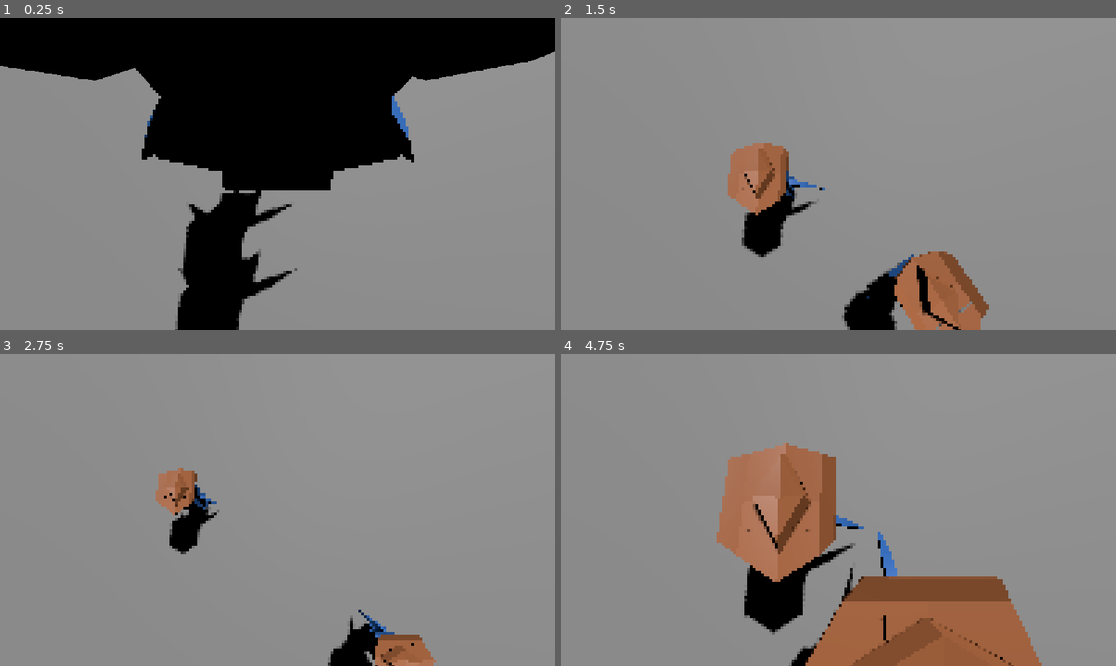
Above: before the commit, frames 1-4 (two rows, left to right).
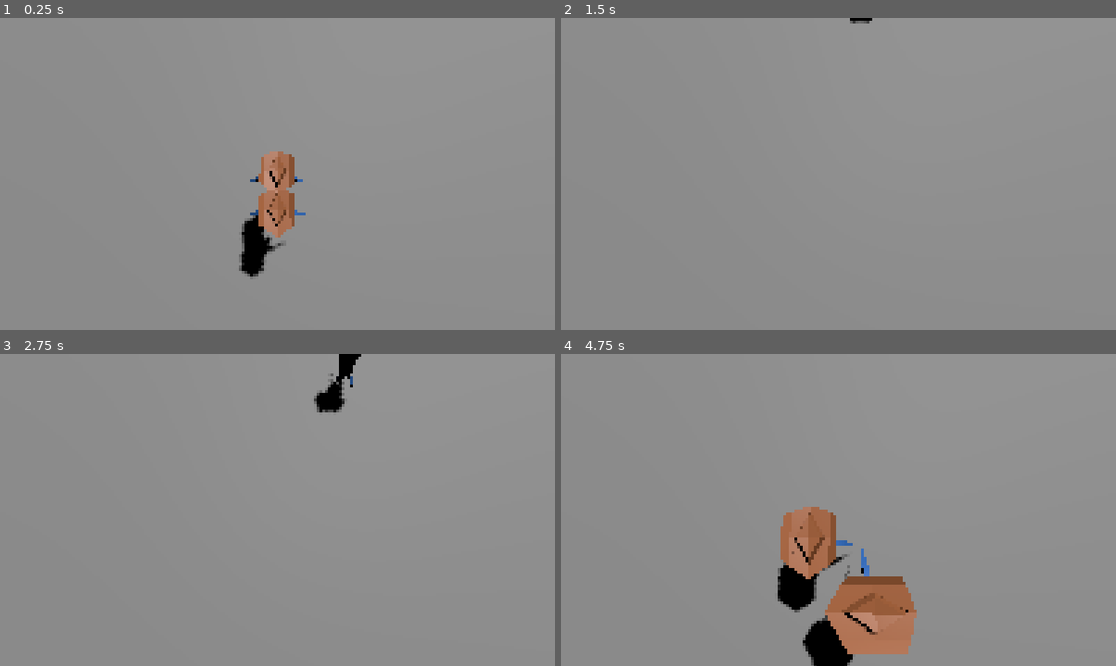
Above: after the commit, the same moments.

Repository: jalvarez2016/This-world-is-too-tiny-for-both-of-us
Game: Godot game, scene res://world test/world.tscn
The game is run twice, just before and just after one commit, with the same random seed, the same clock (stepped at 60 frames per second) and the same inputs.
Inputs (mouse positions are in pixels of both pictures, inside the frame that each line leads up to):
- Up to frame 1 (0.25 s): no input
- Up to frame 2 (1.5 s): tap Enter (ui_accept) at 0.5, 0.77 s; move the mouse to (960, 158) at 0.52 s; hold D (ui_right) 0.53-1.28 s; hold F 0.53-1.28 s; click (960, 158) at 0.67 s; move the mouse to (727, 189) at 1.27 s; hold S (ui_down) from 1.28 s (still down); tap Q at 1.35 s
- Up to frame 3 (2.75 s): tap Enter (ui_accept) at 1.52 s; move the mouse to (333, 441) at 2.02 s; release S (ui_down) at 2.03 s; hold D (ui_right) from 2.03 s (still down); tap Space at 2.1 s
- Up to frame 4 (4.75 s): move the mouse to (810, 572) at 2.77 s; release D (ui_right) at 2.78 s; hold W (ui_up) 2.78-3.53 s; tap F at 2.85 s; click (810, 572) at 2.92 s; tap Enter (ui_accept) at 3.02, 3.77, 4.52 s; move the mouse to (1005, 556) at 3.52 s; hold Q 3.53-4.28 s; hold A (ui_left) from 3.53 s (still down); move the mouse to (672, 463) at 4.27 s; tap Space at 4.35 s

The runs differ from the first frame. In frame 1, 39% of the frame differs, in the area x 0-100%, y 0-100%; in frame 2, 8.0%; in frame 3, 4.3%; in frame 4, 18%.

Commit message:
camera z distance

Diff:
--- a/Camera/CameraManager.gd
+++ b/Camera/CameraManager.gd
@@ -1,6 +1,7 @@
 extends Camera3D
 
 @export var phantom_camera: PhantomCamera3D
+@export var max_distance: float = 60.0
 var camera_setup: bool = false
 var player_character_bodies: Array[CharacterBody3D]
 
@@ -11,12 +12,16 @@
 		)
 		var player_distance_vector: Vector3 =  player_positions[0] - player_positions[1]
 		var player_distance_float : float = abs(player_distance_vector.distance_to(Vector3.ZERO))
+		var zOffset = 0.0
+		var midpoint : Vector3 = (player_distance_vector / 2) + player_positions[1]
 		if player_distance_float > 5:
 			phantom_camera.global_position.y = (player_distance_float / 2) + 10
+			zOffset = midpoint.z + 25
 		else:
-			phantom_camera.global_position.y = 10
-		var midpoint : Vector3 = (player_distance_vector / 2) + player_positions[1]
-		phantom_camera.global_position = Vector3( midpoint.x, phantom_camera.global_position.y, midpoint.z)
+			phantom_camera.global_position.y = 15
+		#lerp(midpoint.z, max_distance, _delta)
+
+		phantom_camera.global_position = Vector3( midpoint.x, phantom_camera.global_position.y, zOffset)
 
 func _on_timer_timeout() -> void:
 #	This is so we can wait till the player are added
--- a/world test/world.tscn
+++ b/world test/world.tscn
@@ -21,7 +21,7 @@
 shadow_enabled = true
 
 [node name="MainCamera" type="Camera3D" parent="." node_paths=PackedStringArray("phantom_camera")]
-transform = Transform3D(1, 0, 0, 0, 0.258819, 0.965926, 0, -0.965926, 0.258819, 0, 10, 3)
+transform = Transform3D(1, 0, 0, 0, 0.258819, 0.965926, 0, -0.965926, 0.258819, 0, 25, 3)
 script = ExtResource("2_i5ya7")
 phantom_camera = NodePath("../PhantomCamera3D")
 
@@ -103,7 +103,7 @@
 transform = Transform3D(-0.275906, 0, -0.961185, 0, 1, 0, 0.961185, 0, -0.275906, 0.0555642, 0, -3.08883)
 
 [node name="PhantomCamera3D" parent="." instance=ExtResource("4_i3kq0")]
-transform = Transform3D(1, 0, 0, 0, 0.258819, 0.965926, 0, -0.965926, 0.258819, 0, 10, 3)
+transform = Transform3D(1, 0, 0, 0, 0.258819, 0.965926, 0, -0.965926, 0.258819, 0, 25, 3)
 
 [connection signal="timeout" from="MainCamera/CameraTimer" to="MainCamera" method="_on_timer_timeout"]
 [connection signal="timeout" from="HealthPackSpawnTimer" to="HealthPackSpawn" method="_on_health_pack_spawn_timer_timeout"]
